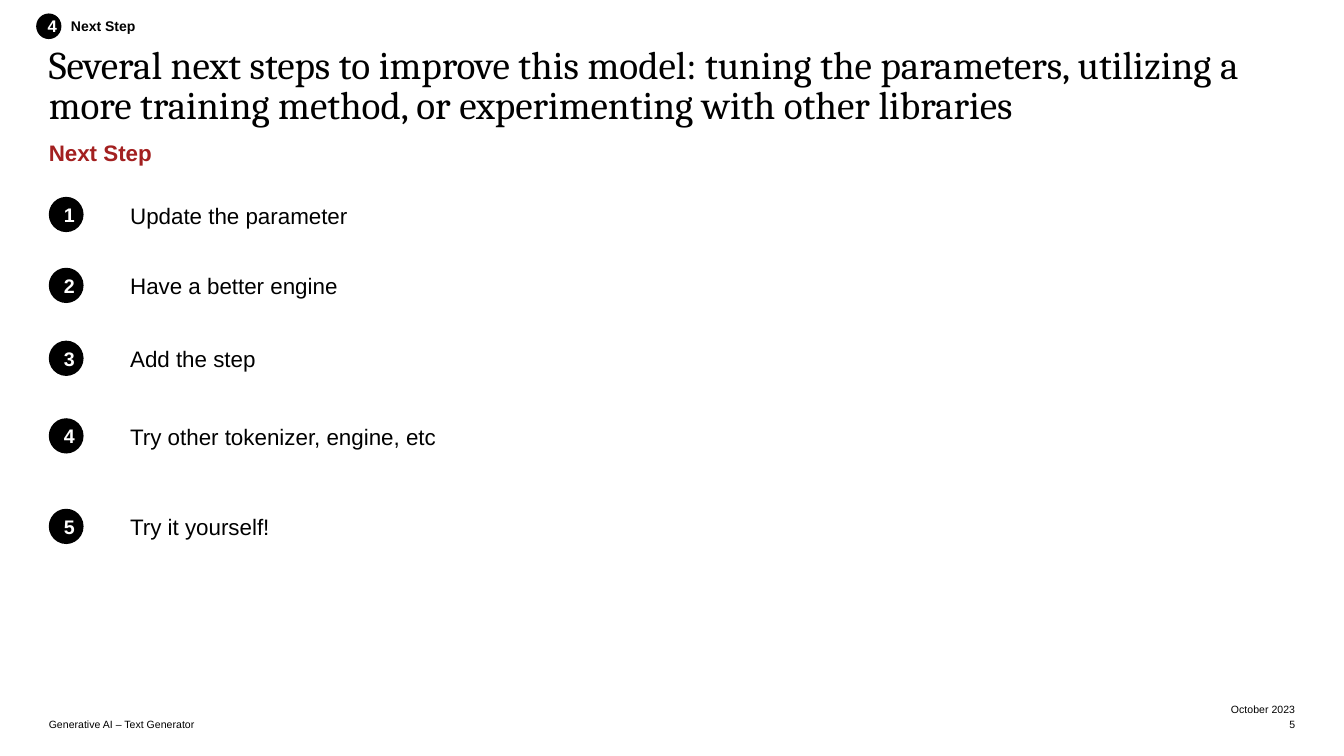
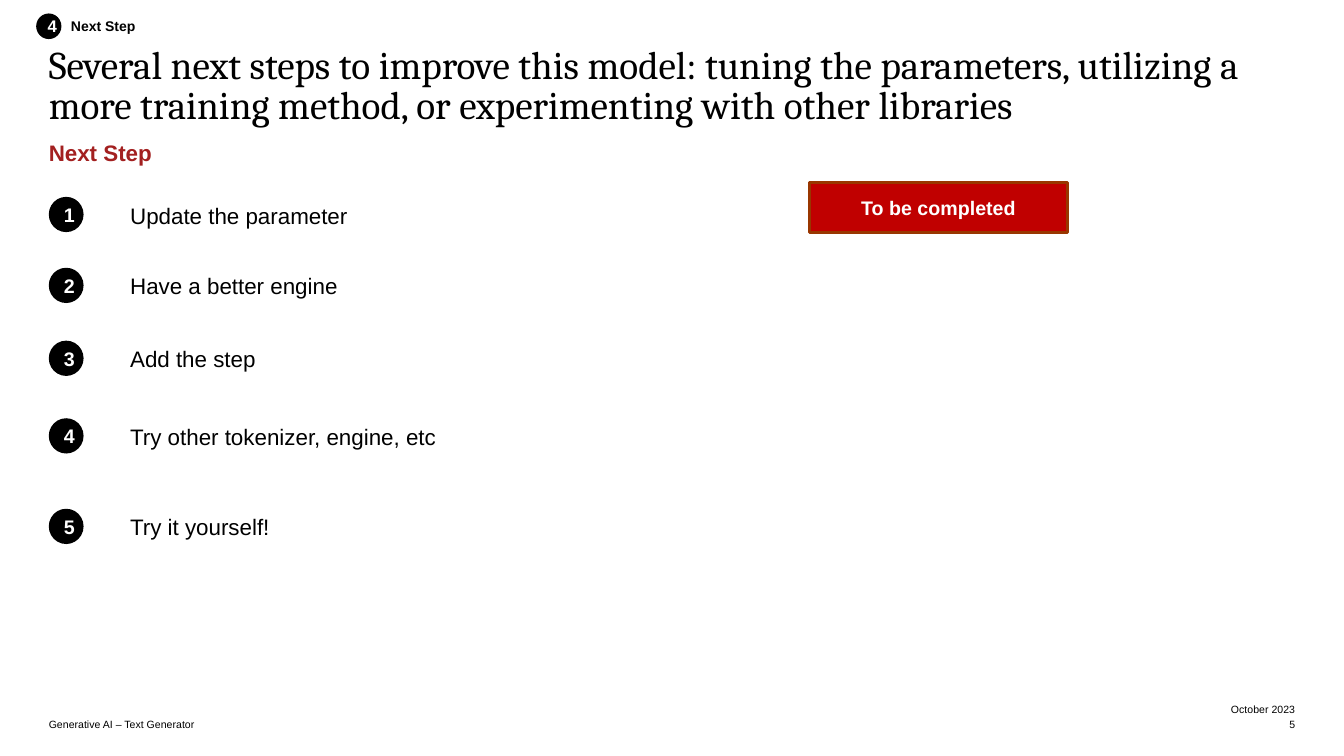
Before and after one commit to ArvianditoCaessara/textGenerator, a slide deck: slide 5 of Project Context.pptx. Drawn at 1344x756 pixels with LibreOffice and Linux fonts; fonts in the diff are those of the drawing. Boxes give left, top, right and bottom in pixels: in the first picture for what was removed or moved away, otherwise in the second. Text is boxed around its words. In the diff, an @@ line names an element or a change of style, - is before the commit and + after.

```diff
--- a/Project Context.pptx
+++ b/Project Context.pptx
@@ rectangle added at (x1=810, y1=182, x2=1069, y2=233), fill #C00000, outline #9A3701 2 pt, 14 pt, text #FFFFFF, bold @@
+To be completed
```
Also in this commit, not shown: 3 other files.
